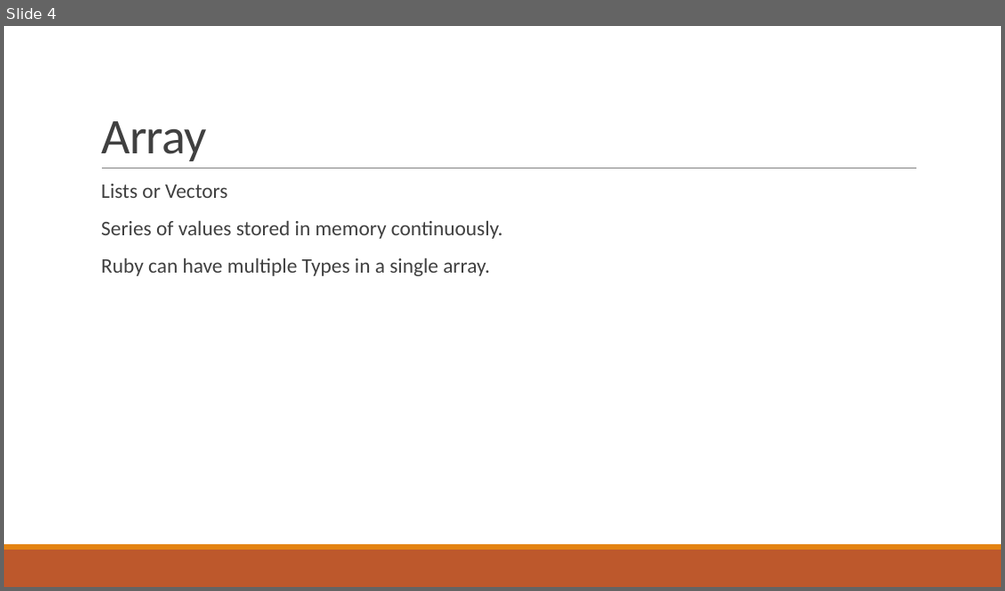
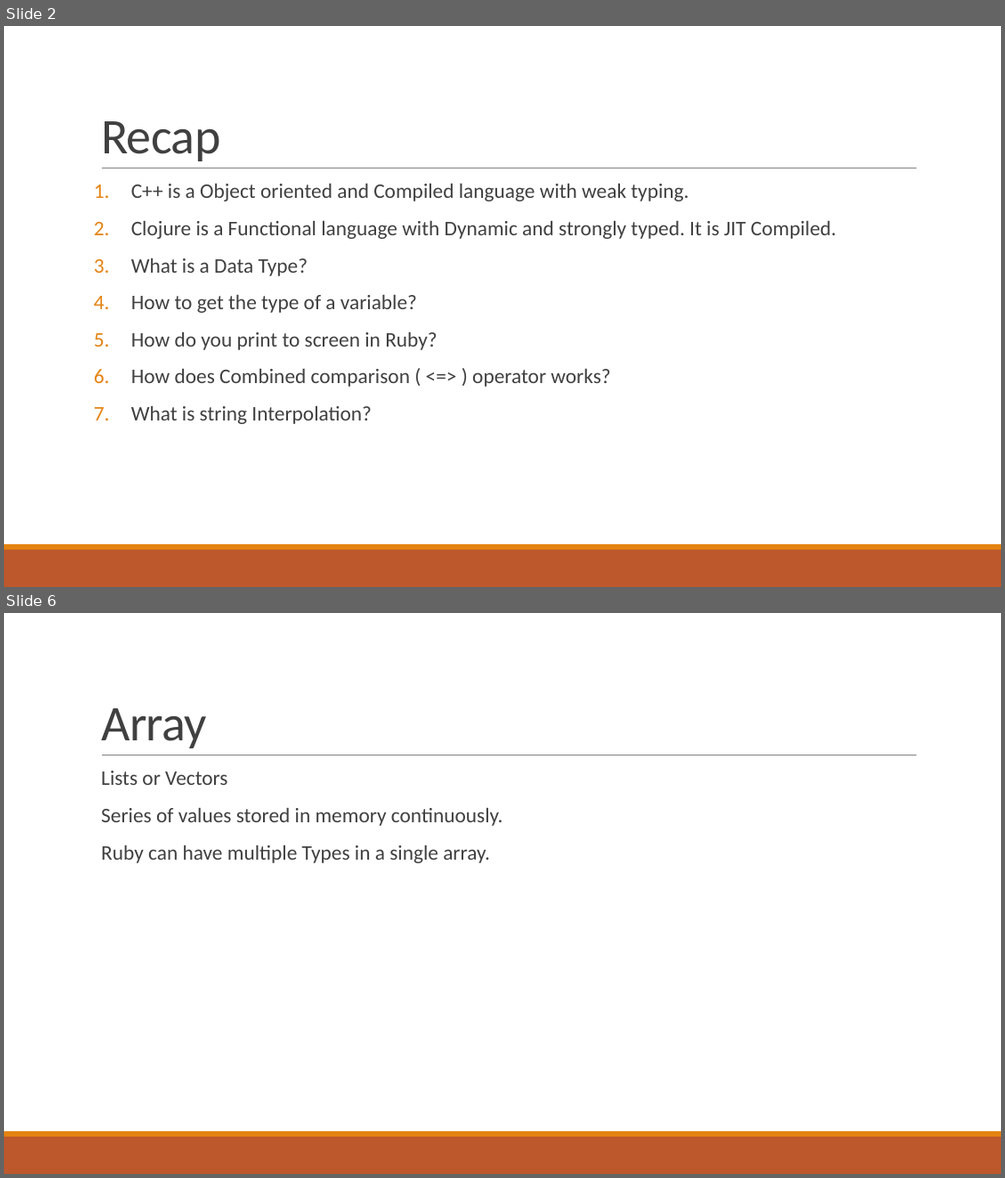
Before and after one commit to pawan9489/TeachingRuby, a slide deck: Session2-Array&Strings.pptx. Shown one above the other, each under a label of ours: slide 4 before the commit, slides 2 and 6 after it; the slides between them are not shown. The pictures are 1005x591 and 1005x1178 pixels, drawn with LibreOffice and Linux fonts; fonts in the diff are those of the drawing. Boxes give left, top, right and bottom in pixels: in the first picture for what was removed or moved away, otherwise in the second. Text is boxed around its words. In the diff, an @@ line names an element or a change of style, - is before the commit and + after.

```diff
--- a/Session2-Array&Strings.pptx
+++ b/Session2-Array&Strings.pptx
@@ slide 2 added at box(4, 26, 1001, 587), background #FFFFFF; not listed: 3 template elements that a slide beside it also shows @@
@@ title added at box(101, 121, 220, 161), 48 pt, text #404040 @@
+Recap
@@ text added at box(131, 184, 836, 424), 20 pt, text #404040 @@
+1. C++ is a Object oriented and Compiled language with weak typing.
+2. Clojure is a Functional language with Dynamic and strongly typed. It is JIT Compiled.
+3. What is a Data Type?
+4. How to get the type of a variable?
+5. How do you print to screen in Ruby?
+6. How does Combined comparison ( <=> ) operator works?
+7. What is string Interpolation?
@@ what was slide 4 is now slide 6 @@
```
Also in this commit, not shown: 5 slides changed, 3 other slides added, 6 other files.
